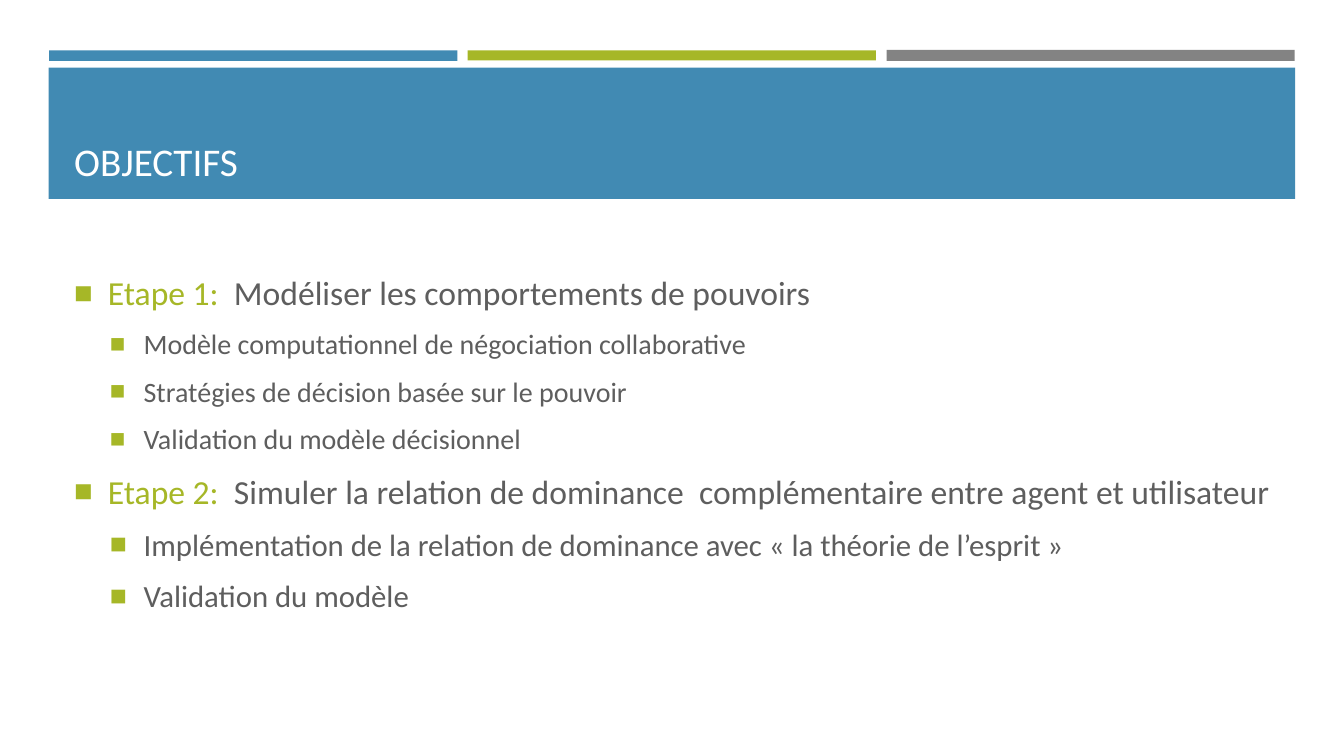
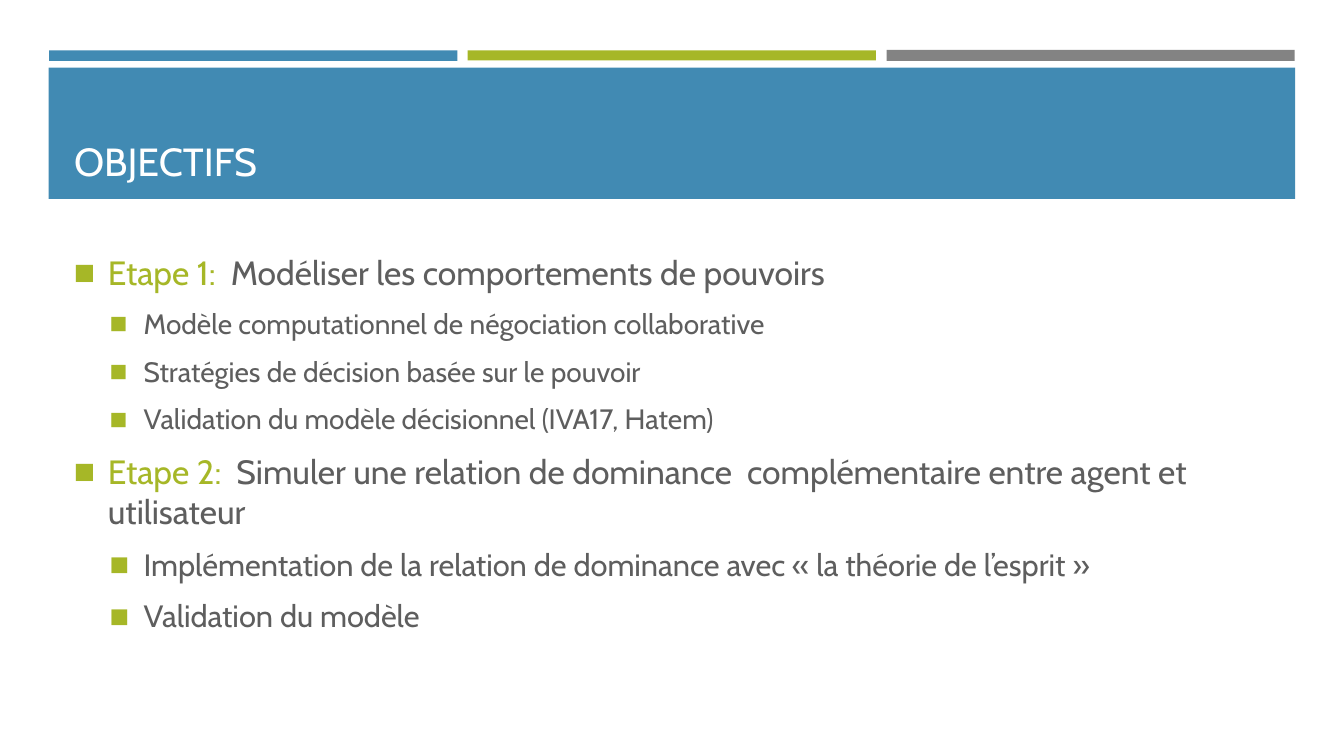
Before and after one commit to Olydia/Discolog, a slide deck: slide 4 of papers/Presentations/Seminaire_CPU/seminaire_13_12.pptx. Drawn at 1344x756 pixels with LibreOffice and Linux fonts; fonts in the diff are those of the drawing. Boxes give left, top, right and bottom in pixels: in the first picture for what was removed or moved away, otherwise in the second. Text is boxed around its words. In the diff, an @@ line names an element or a change of style, - is before the commit and + after.

```diff
--- a/papers/Presentations/Seminaire_CPU/seminaire_13_12.pptx
+++ b/papers/Presentations/Seminaire_CPU/seminaire_13_12.pptx
@@ title "OBJECTIFS" at <box>74,148,257,183</box>: font Calibri to Cabin; indent changed @@
@@ text at <box>108,260,1066,628</box>: font Calibri to Cabin in "Etape 1: Modéliser les comportements de pouvoirs", "Modèle computationnel de négociation collaborative", "Stratégies de décision basée sur le pouvoir", "Implémentation de la relation de dominance avec ..." and 1 more places; bullet ■ to ◼; less space between paragraphs @@
@@ text at <box>108,408,1187,525</box>: text changed; font Calibri to Cabin @@
-  ■ Validation du modèle décisionnel
-■ Etape 2: Simuler la relation de dominance complémentaire entre agent et utilisateur
+  ◼ Validation du modèle décisionnel (IVA17, Hatem)
+◼ Etape 2: Simuler une relation de dominance complémentaire entre agent et utilisateur
```
Also in this commit, not shown: 16 other slides changed, 1 slide added, 1 slide removed, 4 other files.
